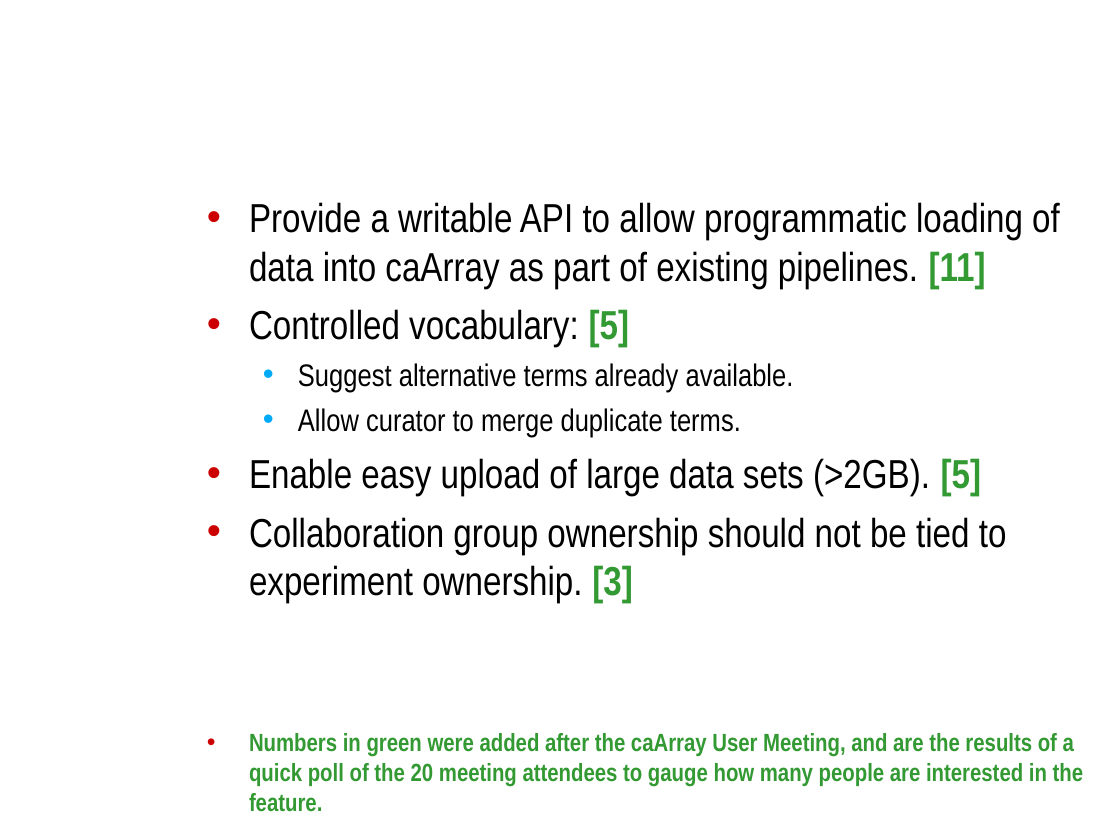
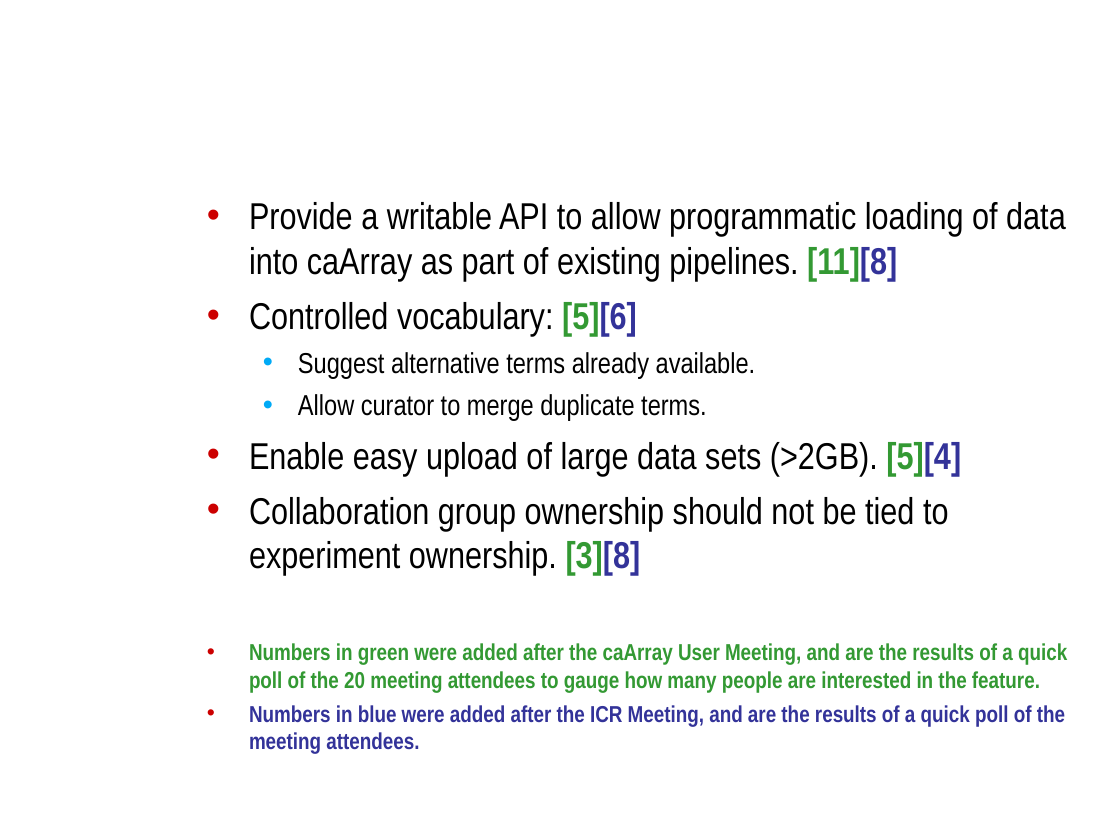
Before and after one commit to NCIP/caarray-docs, a slide deck: slide 12 of project_management/open_meetings/caArray_at_ICR_telecon_2009_08.ppt. Drawn at 1120x840 pixels with LibreOffice and Linux fonts; fonts in the diff are those of the drawing; background and template pictures are left out. Boxes give left, top, right and bottom in pixels: in the first picture for what was removed or moved away, otherwise in the second. Text is boxed around its words. In the diff, an @@ line names an element or a change of style, - is before the commit and + after.

Commit message:
Added the results from taking voting at ICR teleconference.

```diff
--- a/project_management/open_meetings/caArray_at_ICR_telecon_2009_08.ppt
+++ b/project_management/open_meetings/caArray_at_ICR_telecon_2009_08.ppt
@@ text at box(249, 202, 1066, 336): text changed; size 26 to 24.1 pt @@
-• Provide a writable API to allow programmatic loading of data into caArray as part of existing pipelines. [11]
-• Controlled vocabulary: [5]
+• Provide a writable API to allow programmatic loading of data into caArray as part of existing pipelines. [11][8]
+• Controlled vocabulary: [5][6]
@@ text at box(249, 352, 1067, 693): size 20 to 18.5 pt in "Suggest alternative terms already available.", "Allow curator to merge duplicate terms."; size 16 to 14.8 pt in "Numbers in green were added after the ..." @@
@@ text at box(249, 442, 961, 576): text changed; size 26 to 24.1 pt @@
-• Enable easy upload of large data sets (>2GB). [5]
-• Collaboration group ownership should not be tied to experiment ownership. [3]
+• Enable easy upload of large data sets (>2GB). [5][4]
+• Collaboration group ownership should not be tied to experiment ownership. [3][8]
@@ text at box(249, 705, 1065, 754): paragraph added @@
+• Numbers in blue were added after the ICR Meeting, and are the results of a quick poll of the meeting attendees.
```
Also in this commit, not shown: 1 other slide changed.
